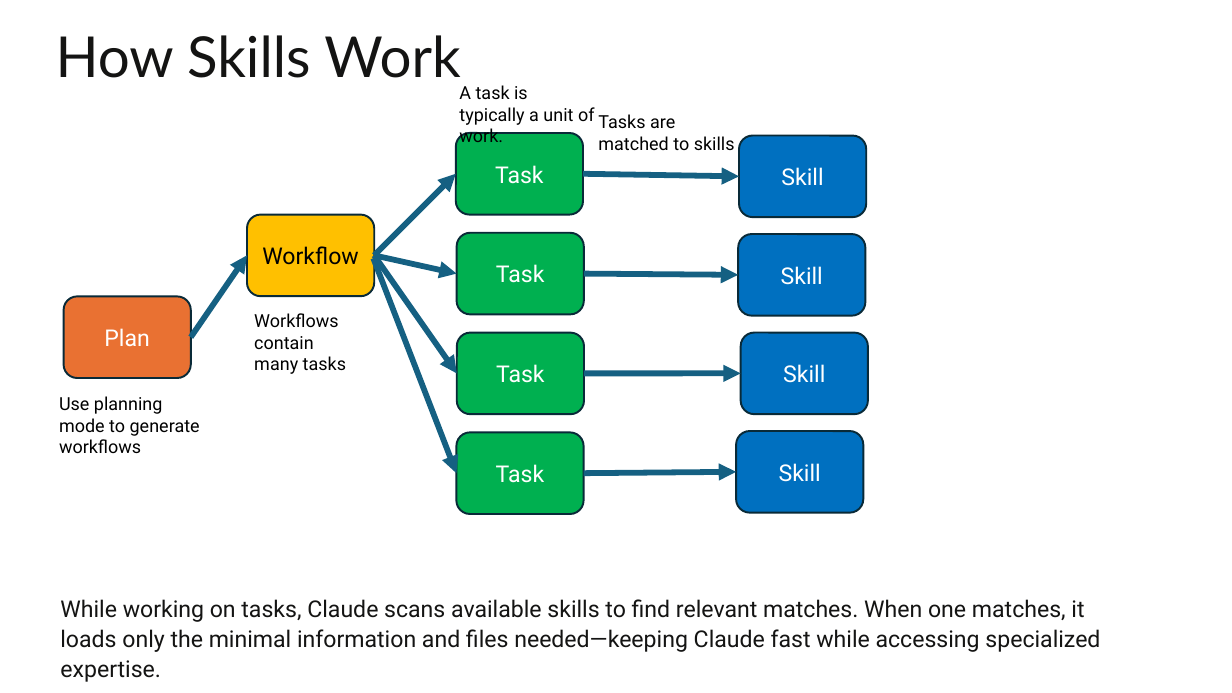
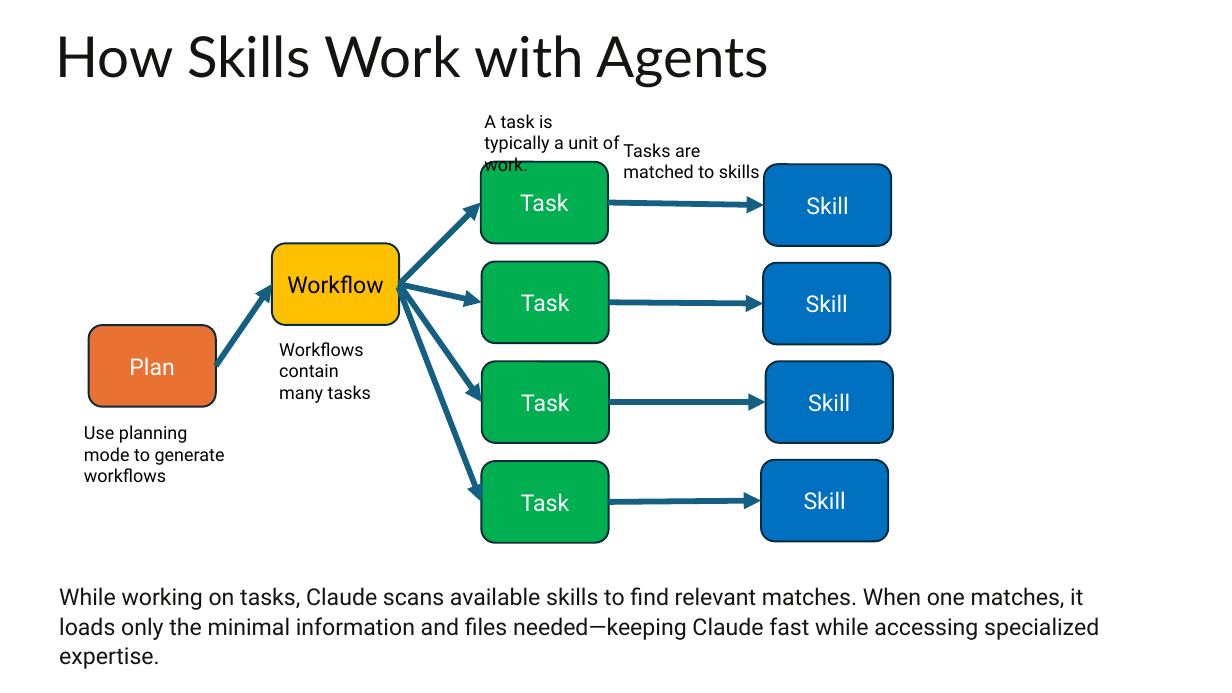
Before and after one commit to dmccreary/microsims, a slide deck: slide 4 of slides/Using-Claude-Skill-to-Generate-MicroSims.pptx (slide 3 before the commit). Drawn at 1232x693 pixels with LibreOffice and Linux fonts; fonts in the diff are those of the drawing. Boxes give left, top, right and bottom in pixels: in the first picture for what was removed or moved away, otherwise in the second. Text is boxed around its words. In the diff, an @@ line names an element or a change of style, - is before the commit and + after.

```diff
--- a/slides/Using-Claude-Skill-to-Generate-MicroSims.pptx
+++ b/slides/Using-Claude-Skill-to-Generate-MicroSims.pptx
@@ title at (x1=56, y1=35, x2=769, y2=88): text changed @@
-How Skills Work
+How Skills Work with Agents
@@ 10 rounded rectangles, 9 arrows, 4 texts moved together from (x1=59, y1=85, x2=869, y2=514) to (x1=84, y1=114, x2=894, y2=543) @@
@@ text "While working on tasks, Claude ..." moved from (x1=60, y1=599, x2=1100, y2=652) to (x1=59, y1=587, x2=1099, y2=640) @@
```
Also in this commit, not shown: 4 other slides changed, 33 slides added, 1 slide removed, 2 other files.
